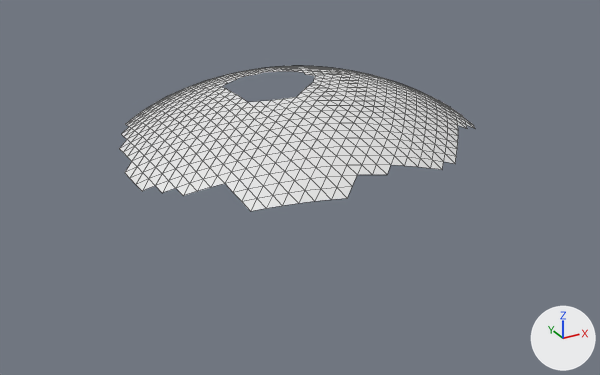
One commit to the Blender file Assets/Models/Lake.blend: the scene before it, then after it.
The view is the same before and after, from a camera (50 mm lens) standing at (-1.163, -2.122, 1.702) and looking at (-0.025, -0.053, 0.667). Every picture has the same lights, and +X, +Y and +Z are marked at lower right. Mesh edges are drawn as thin lines.

Before the edit, the objects in view are built like this:
```python
me_lake = bpy.data.meshes.new('Lake')
me_lake.from_pydata(...)  # 661 vertices, 1206 faces; spans x -0.568..0.509, y -0.519..0.385, z 0.812..0.999
ob_lake = bpy.data.objects.new('Lake', me_lake)
ob_lake.location = (0.0, 0.0, 0.0)
```
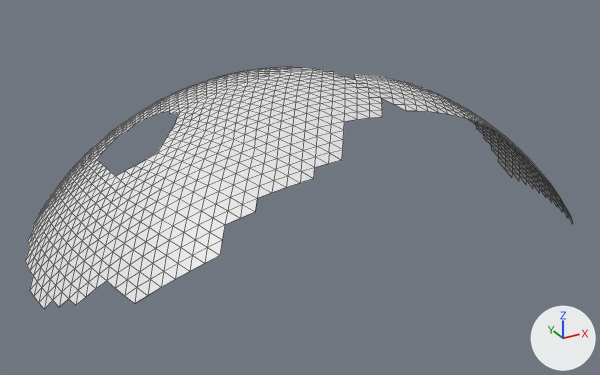
Boxes (x1, y1, x2, y2) around the edits, measured in the pictures (600 x 375 px):
```json
{"object": "Lake", "change": "reshaped, turned", "before": [119, 66, 475, 211], "after": [25, 67, 573, 309]}
{"part": 1, "of": "me_lake", "change": "added", "after": [281, 67, 573, 224]}
```

Scene script edits in JSON lines:
```json
{"block": "me_lake", "where": "# used by ob_lake; location = (0.0, 0.0, 0.0)"}
{"op": "remove", "block": "me_lake", "code": "me_lake.from_pydata(...)  # 661 vertices, 1206 faces; spans x -0.568..0.509, y -0.519..0.385, z 0.812..0.999"}
{"op": "add", "block": "me_lake", "code": "me_lake.from_pydata(...)  # 968 vertices, 1748 faces; spans x -0.568..1.027, y -0.519..0.385, z 0.067..0.999"}
{"block": "me_lake", "change": "me_lake part 1: 307 vertices added at x 0.259..1.027, y -0.484..0.097, z 0.067..0.877"}
{"op": "set", "path": "ob_lake.rotation_euler", "old": "(0.0, 0.0, 0.0)", "new": "(-0.0807, -0.423, 0.0443)", "note": "degrees (0, 0, 0) -> degrees (-4.6, -24, 2.5)"}
```
